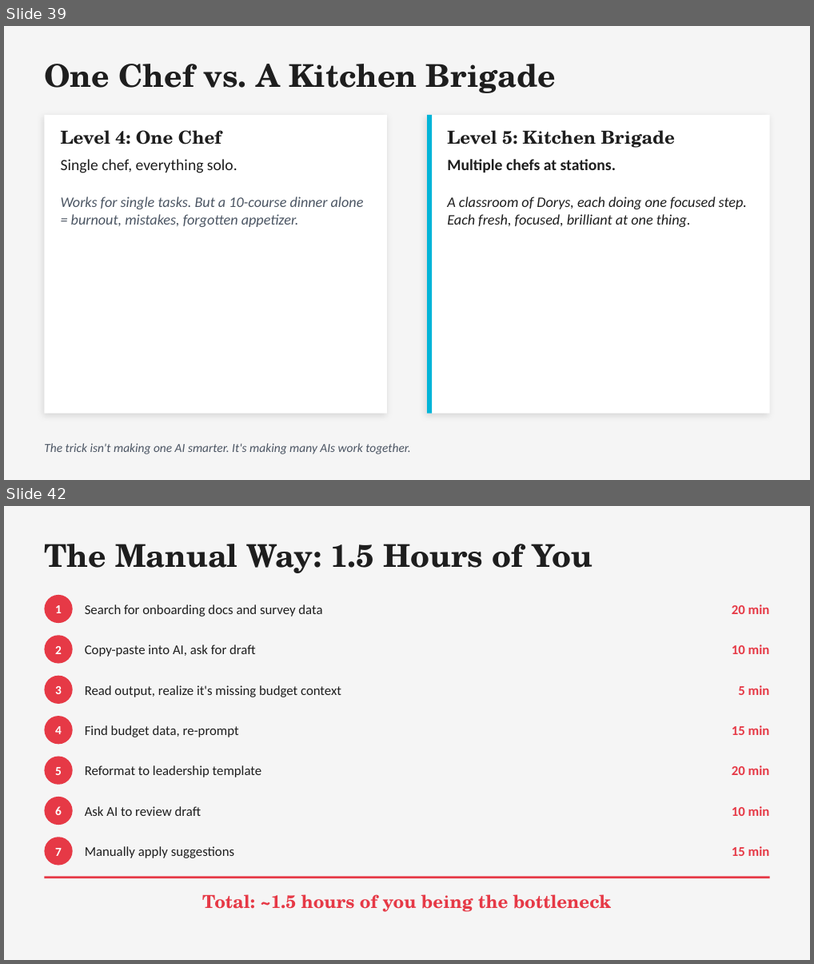
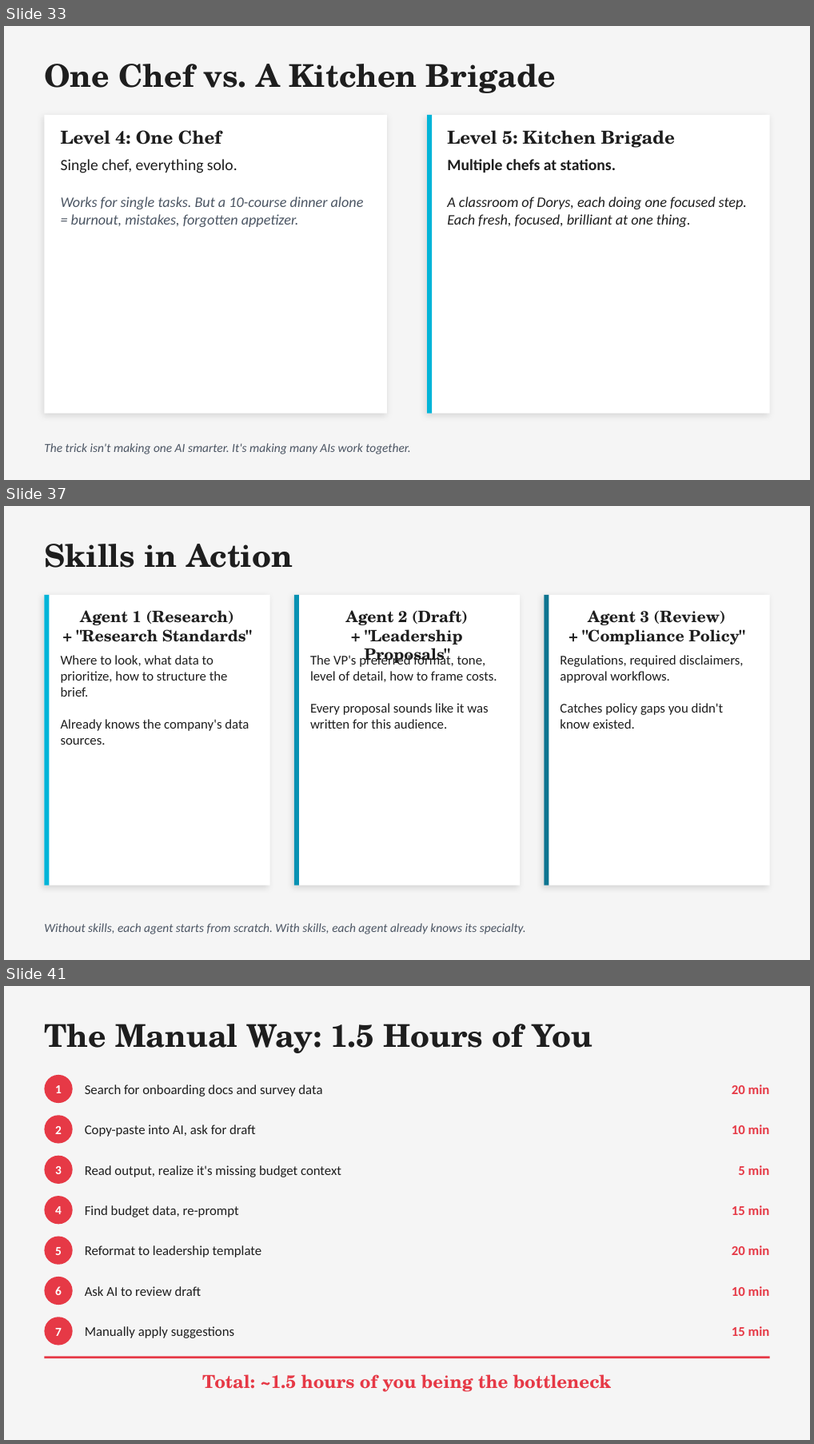
Before and after one commit to michaelengland/ai-best-practices, a slide deck: Getting-Agents-to-Give-Up-Their-Secrets.pptx. Shown one above the other, each under a label of ours: slides 39 and 42 before the commit, slides 33, 37 and 41 after it; the slides between them are not shown. The pictures are 814x964 and 814x1444 pixels, drawn with LibreOffice and Linux fonts; fonts in the diff are those of the drawing. Boxes give left, top, right and bottom in pixels: in the first picture for what was removed or moved away, otherwise in the second. Text is boxed around its words. In the diff, an @@ line names an element or a change of style, - is before the commit and + after.

```diff
--- a/Getting-Agents-to-Give-Up-Their-Secrets.pptx
+++ b/Getting-Agents-to-Give-Up-Their-Secrets.pptx
@@ slide 37 added at (4,506,810,960), background #F5F5F5 @@
@@ text added at (44,544,293,568), 28 pt, text #1E1E1E, bold @@
+Skills in Action
@@ rectangle added at (44,595,270,885), fill #FFFFFF @@
@@ rectangle added at (44,595,49,885), fill #00B4D8 @@
@@ rectangle added at (294,595,520,885), fill #FFFFFF @@
@@ rectangle added at (294,595,299,885), fill #0891B2 @@
@@ rectangle added at (544,595,770,885), fill #FFFFFF @@
@@ rectangle added at (544,595,549,885), fill #0E7490 @@
@@ text added at (77,610,251,642), 14 pt, text #1E1E1E, bold @@
+Agent 1 (Research)
++ "Research Standards"
@@ text added at (346,610,468,664), 14 pt, text #1E1E1E, bold @@
+Agent 2 (Draft)
++ "Leadership Proposals"
@@ text added at (583,610,745,644), 14 pt, text #1E1E1E, bold @@
+Agent 3 (Review)
++ "Compliance Policy"
@@ text added at (61,655,249,744), 12 pt, text #1E1E1E @@
+Where to look, what data to prioritize, how to structure the brief.
+Already knows the company's data sources.
@@ text added at (310,653,498,728), 12 pt, text #1E1E1E @@
+The VP's preferred format, tone, level of detail, how to frame costs.
+Every proposal sounds like it was written for this audience.
@@ text added at (560,655,744,728), 12 pt, text #1E1E1E @@
+Regulations, required disclaimers, approval workflows.
+Catches policy gaps you didn't know existed.
@@ text added at (44,923,526,934), 11 pt, text #4B5563, italic @@
+Without skills, each agent starts from scratch. With skills, each agent already knows its specialty.
@@ what was slide 39 is now slide 33 @@
@@ what was slide 42 is now slide 41 @@
```
Also in this commit, not shown: 18 slides changed, 3 other slides added, 7 slides removed, 3 other files.
